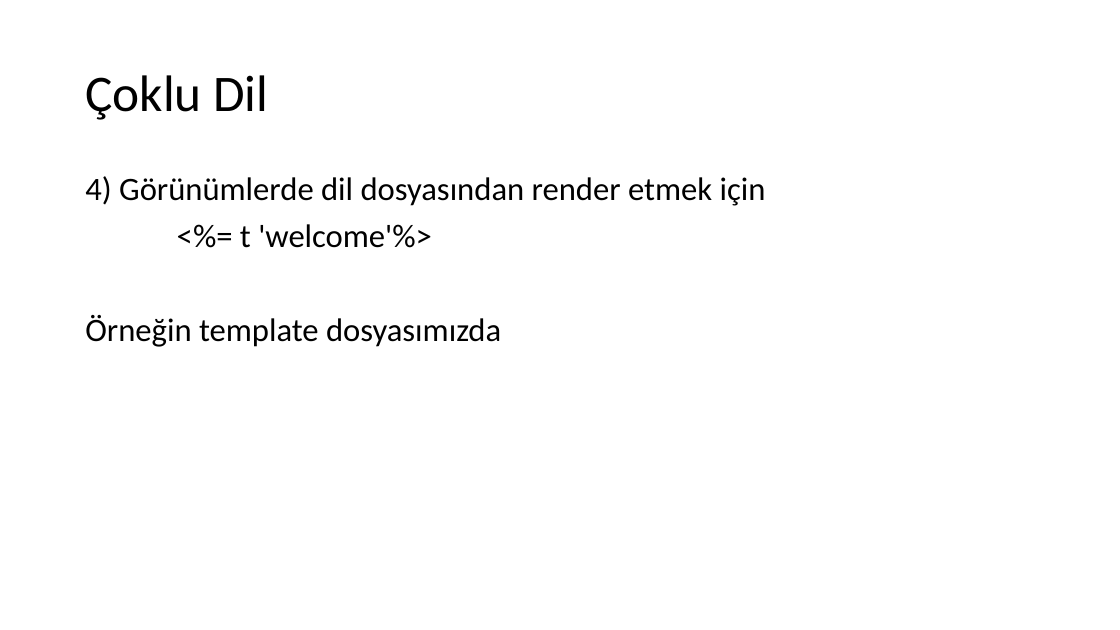
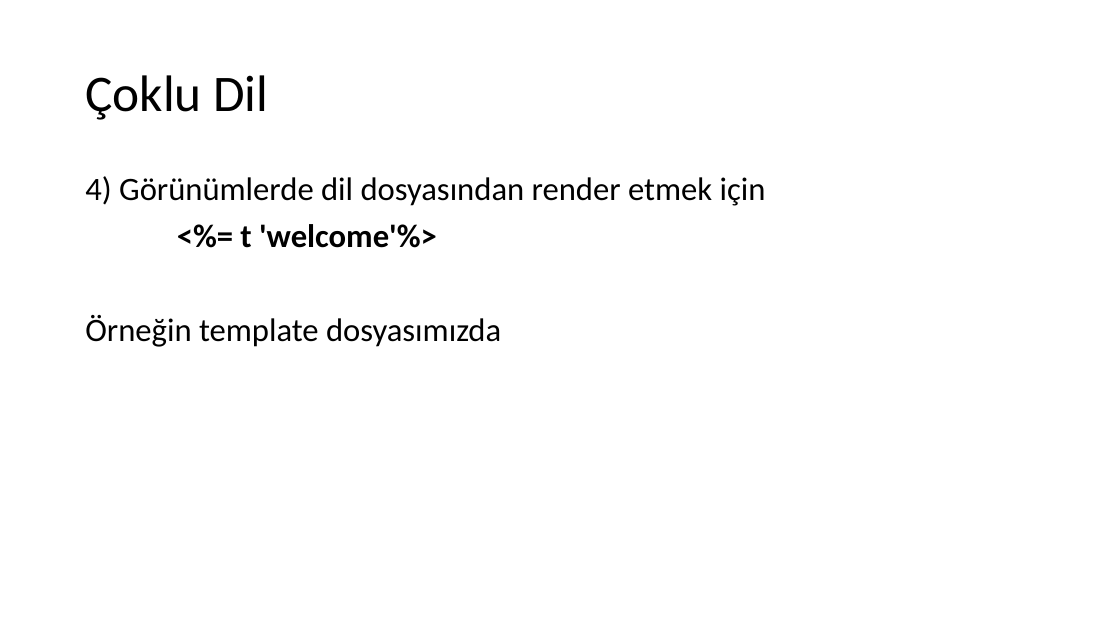
Before and after one commit to gorkemcakici/Web-Programlama, a slide deck: slide 12 of H9/1-Many.pptx. Drawn at 1120x630 pixels with LibreOffice and Linux fonts; fonts in the diff are those of the drawing. Boxes give left, top, right and bottom in pixels: in the first picture for what was removed or moved away, otherwise in the second. Text is boxed around its words. In the diff, an @@ line names an element or a change of style, - is before the commit and + after.

```diff
--- a/H9/1-Many.pptx
+++ b/H9/1-Many.pptx
@@ text at (x1=240, y1=224, x2=437, y2=248): bold on in "<%= t 'welcome'%>" @@
```
Also in this commit, not shown: 7 other slides changed.
